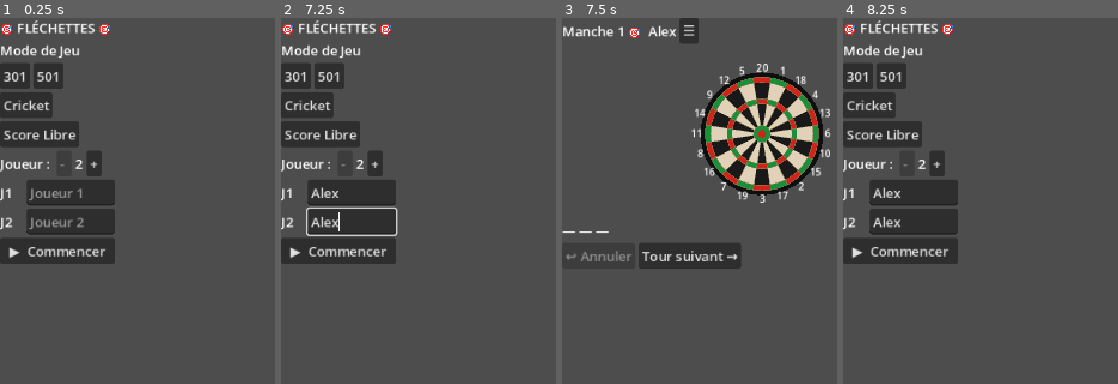
Above: before the commit, frames 1-4 (left to right).
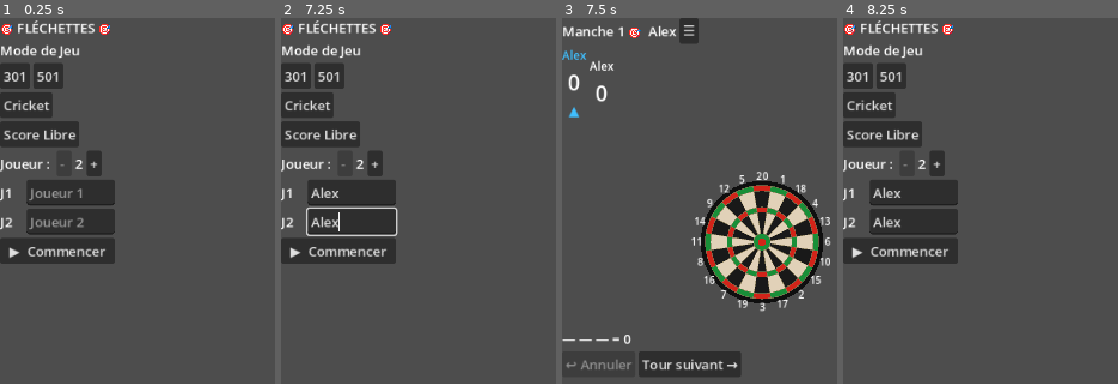
Above: after the commit, the same moments.

Repository: hugewilfried-hub/flechepointe
Game: Godot game, scene res://scenes/MainMenu.tscn
Same seed, same stepped clock (60 frames per second), same inputs: the game is played once before the commit and once after it.
Inputs (mouse positions are in pixels of both pictures, inside the frame that each line leads up to):
- Up to frame 1 (0.25 s): no input
- Up to frame 2 (7.25 s): click (352, 193) at 0.52 s; type "Alex" at 0.6 s; click (352, 222) at 0.75 s; type "Alex" at 0.83 s; click "301" at 1.25 s; click "501" at 2 s; click "Cricket" at 2.75 s; click "Score Libre" at 3.5 s; click "+" at 4.25 s; click (352, 193) at 5.02 s; type "Alex" at 5.1 s; click (352, 222) at 5.25 s; type "Alex" at 5.33 s; click (352, 252) at 5.48 s; type "Alex" at 5.57 s; click "-" at 5.75 s; click (352, 193) at 6.52 s; type "Alex" at 6.6 s; click (352, 222) at 6.75 s; type "Alex" at 6.83 s
- Up to frame 3 (7.5 s): click "▶ Commencer" at 7.25 s
- Up to frame 4 (8.25 s): click "☰" at 8 s

Frames 1-2 are identical in both runs. In frame 3, 29% of the frame differs, in the area x 0-98%, y 8-99%; in frame 4, nothing differs.

Commit message:
Corrige l'affichage du panneau de score en partie
- Game.gd referencait le ScrollContainer racine du ScorePanel au lieu
  du HBoxContainer scripte (refresh() n'etait donc jamais appele).
- Le ScrollContainer sans custom_minimum_size s'effondrait a hauteur
  quasi nulle, masquant le contenu meme une fois refresh() corrige.
- Ajoute le total de la volee (= N) a cote des flechettes lancees.
- Ajoute un intitule "Restant" au-dessus du score restant.

Co-Authored-By: Claude Sonnet 5 <noreply@anthropic.com>

Diff:
--- a/components/ScorePanel.gd
+++ b/components/ScorePanel.gd
@@ -93,6 +93,13 @@
 	col.add_child(turn_lbl)
 
 	# ── Score restant à faire ──────────────────
+	var restant_lbl := Label.new()
+	restant_lbl.horizontal_alignment = HORIZONTAL_ALIGNMENT_CENTER
+	restant_lbl.add_theme_font_size_override("font_size", 13)
+	restant_lbl.add_theme_color_override("font_color", Color(0.65, 0.65, 0.65))
+	restant_lbl.text = "Restant"
+	col.add_child(restant_lbl)
+
 	var score_lbl := Label.new()
 	score_lbl.horizontal_alignment = HORIZONTAL_ALIGNMENT_CENTER
 	score_lbl.add_theme_font_size_override("font_size", 26)
--- a/scenes/Game.gd
+++ b/scenes/Game.gd
@@ -10,11 +10,12 @@
 @onready var lbl_round:   Label         = $VBoxContainer/top_bar/lbl_round
 @onready var lbl_player:  Label         = $VBoxContainer/top_bar/lbl_current_player
 @onready var btn_menu:    Button        = $VBoxContainer/top_bar/btn_menu
-@onready var score_panel                = $VBoxContainer/score_panel
+@onready var score_panel                = $VBoxContainer/score_panel/HBoxContainer
 @onready var dartboard:   Control       = $VBoxContainer/dartboard
 @onready var dart1:       Label         = $VBoxContainer/throw_panel/dart_row/dart1
 @onready var dart2:       Label         = $VBoxContainer/throw_panel/dart_row/dart2
 @onready var dart3:       Label         = $VBoxContainer/throw_panel/dart_row/dart3
+@onready var lbl_total:   Label         = $VBoxContainer/throw_panel/dart_row/lbl_total
 @onready var lbl_bust:    Label         = $VBoxContainer/throw_panel/lbl_bust
 @onready var btn_undo:    Button        = $VBoxContainer/throw_panel/HFlowContainer/btn_undo
 @onready var btn_next:    Button        = $VBoxContainer/throw_panel/HFlowContainer/btn_next
@@ -180,6 +181,7 @@
 	var labels := [dart1, dart2, dart3]
 	for i in 3:
 		labels[i].text = _darts[i]["label"] if i < _darts.size() else "—"
+	lbl_total.text = "= %d" % _turn_total()
 
 	lbl_bust.visible  = _bust
 	btn_undo.disabled = _darts.is_empty()
--- a/scenes/Game.tscn
+++ b/scenes/Game.tscn
@@ -35,6 +35,7 @@
 text = "☰"
 
 [node name="score_panel" parent="VBoxContainer" unique_id=1632028249 instance=ExtResource("2_78awf")]
+custom_minimum_size = Vector2(0, 130)
 layout_mode = 2
 
 [node name="dartboard" parent="VBoxContainer" unique_id=1513149278 instance=ExtResource("3_s0nni")]
@@ -56,6 +57,10 @@
 [node name="dart3" type="Label" parent="VBoxContainer/throw_panel/dart_row" unique_id=749287503]
 layout_mode = 2
 
+[node name="lbl_total" type="Label" parent="VBoxContainer/throw_panel/dart_row" unique_id=749287504]
+layout_mode = 2
+text = "= 0"
+
 [node name="lbl_bust" type="Label" parent="VBoxContainer/throw_panel" unique_id=574299751]
 visible = false
 layout_mode = 2
